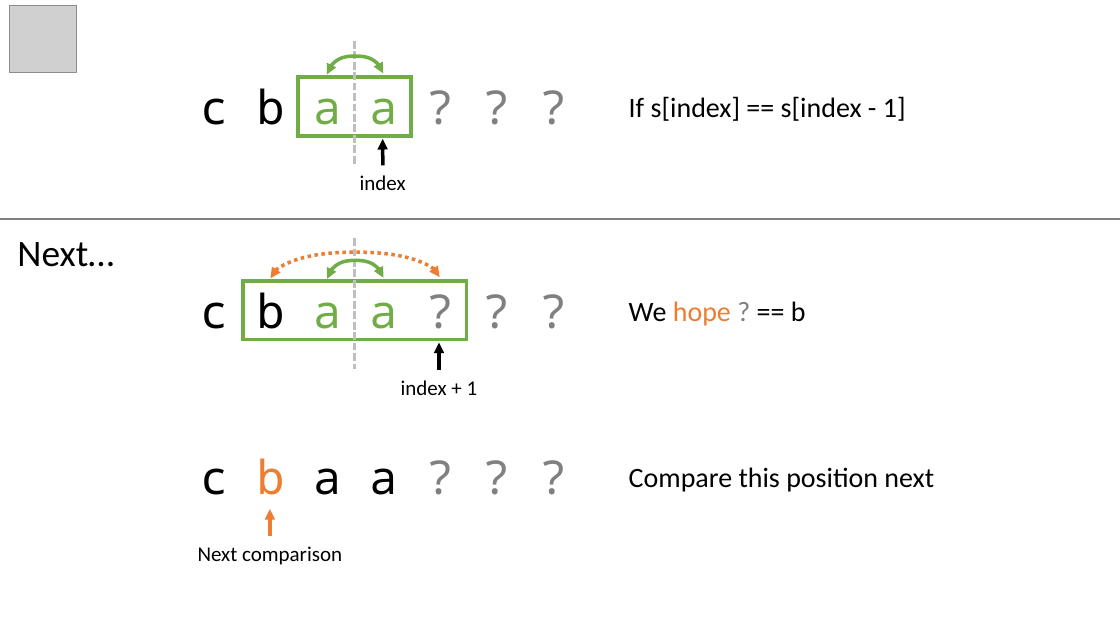
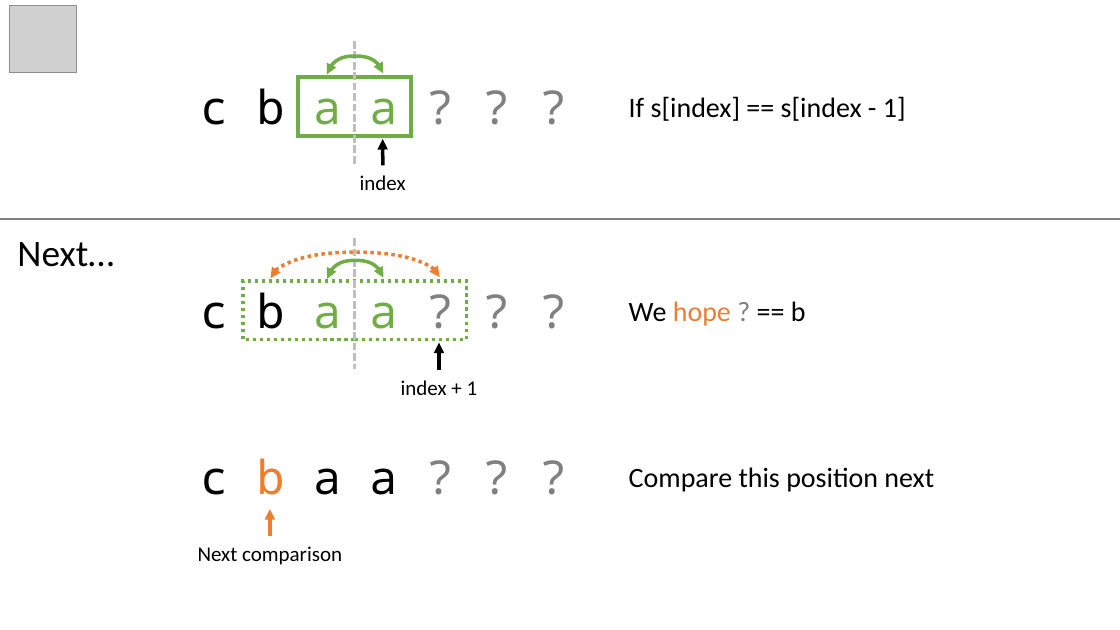
Before and after one commit to sc420/leetcode, a slide deck: slide 3 of 5/docs/Design Spec - Next Comparison.pptx. Drawn at 1120x630 pixels with LibreOffice and Linux fonts; fonts in the diff are those of the drawing; grey boxes stand for pictures. Boxes give left, top, right and bottom in pixels: in the first picture for what was removed or moved away, otherwise in the second. Text is boxed around its words. In the diff, an @@ line names an element or a change of style, - is before the commit and + after.

```diff
--- a/5/docs/Design Spec - Next Comparison.pptx
+++ b/5/docs/Design Spec - Next Comparison.pptx
@@ rectangle at (x1=243, y1=281, x2=466, y2=339): outline #70AD47 3 pt to #70AD47 3 pt dashed @@
```
Also in this commit, not shown: 2 other slides changed.
